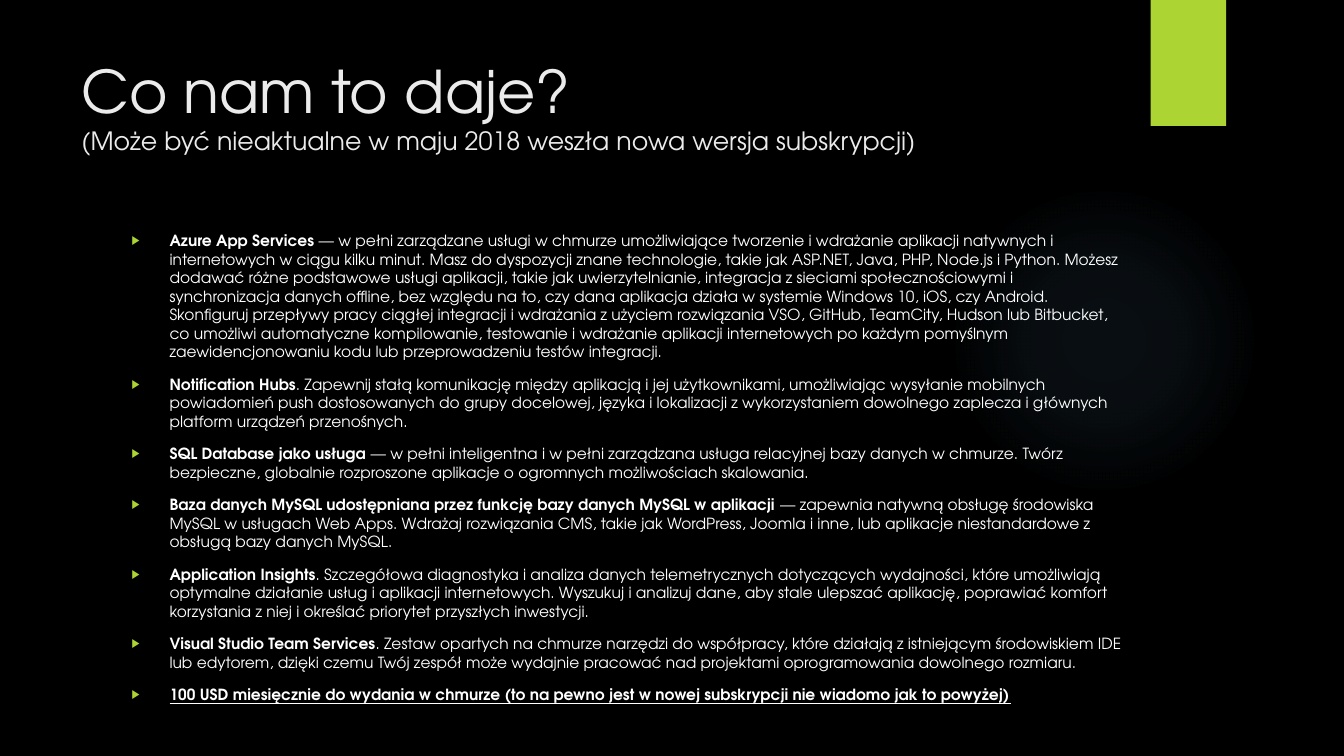
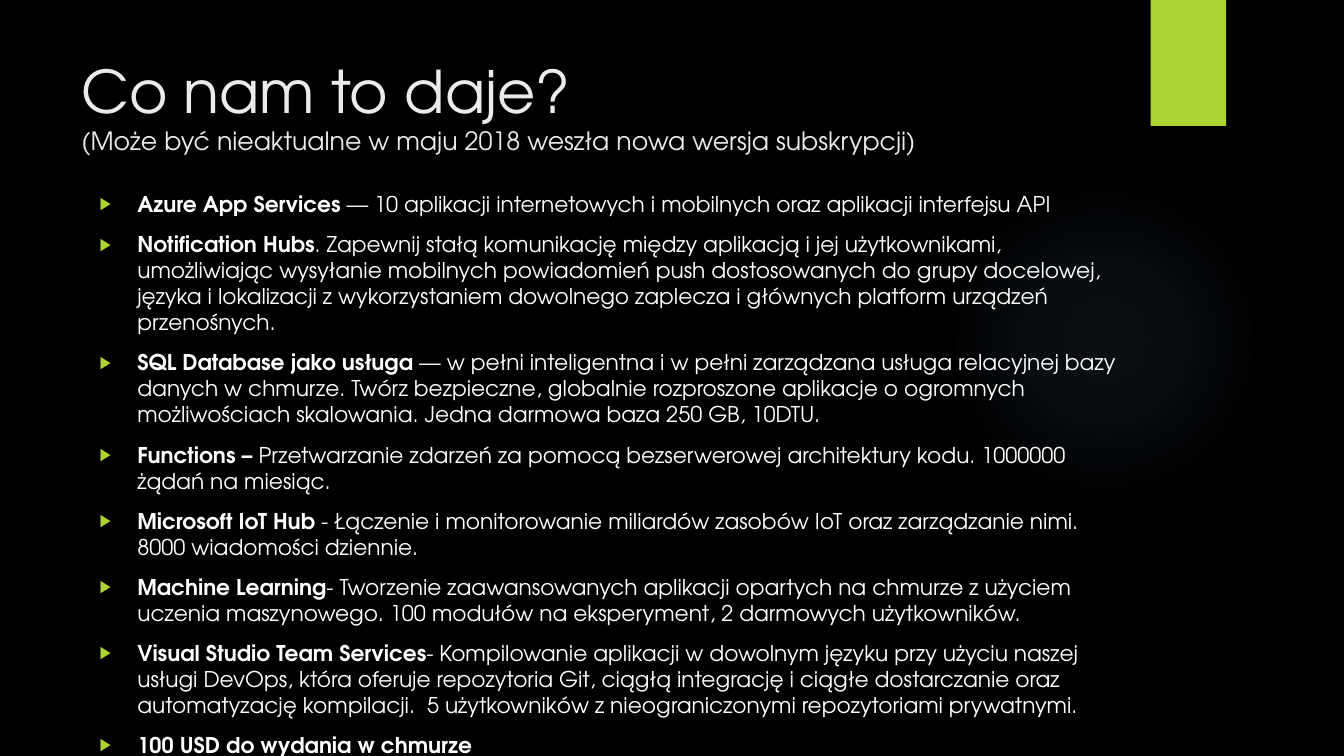
Before and after one commit to rezor21/prezentacja, a slide deck: slide 7 of Szybki sposób na aplikację w chmurze.pptx. Drawn at 1344x756 pixels with LibreOffice and Linux fonts; fonts in the diff are those of the drawing; background and template pictures are left out. Boxes give left, top, right and bottom in pixels: in the first picture for what was removed or moved away, otherwise in the second. Text is boxed around its words. In the diff, an @@ line names an element or a change of style, - is before the commit and + after.

Commit message:
update

```diff
--- a/Szybki sposób na aplikację w chmurze.pptx
+++ b/Szybki sposób na aplikację w chmurze.pptx
@@ text "Azure App Services — 10 ..." moved from (x1=170, y1=234, x2=1121, y2=704) to (x1=137, y1=195, x2=1115, y2=719) @@
@@ text at (x1=137, y1=195, x2=1051, y2=216): text changed; size 11 to 15.5 pt @@
-▶ Azure App Services — w pełni zarządzane usługi w chmurze umożliwiające tworzenie i wdrażanie aplikacji natywnych i internetowych w ciągu kilku minut. Masz do dyspozycji znane technologie, takie jak ASP.NET, Java, PHP, Node.js i Python. Możesz dodawać różne podstawowe usługi aplikacji, takie jak uwierzytelnianie, integracja z sieciami społecznościowymi i synchronizacja danych offline, bez względu na to, czy dana aplikacja działa w systemie Windows 10, iOS, czy Android. Skonfiguruj przepływy pracy ciągłej integracji i wdrażania z użyciem rozwiązania VSO, GitHub, TeamCity, Hudson lub Bitbucket, co umożliwi automatyczne kompilowanie, testowanie i wdrażanie aplikacji internetowych po każdym pomyślnym zaewidencjonowaniu kodu lub przeprowadzeniu testów integracji.
+▶ Azure App Services — 10 aplikacji internetowych i mobilnych oraz aplikacji interfejsu API
@@ text at (x1=137, y1=235, x2=1100, y2=334): size 11 to 15.5 pt in "Notification Hubs. Zapewnij stałą komunikację między aplikac ..." @@
@@ text at (x1=137, y1=353, x2=1115, y2=719): text changed; size 11 to 15.5 pt @@
-▶ SQL Database jako usługa — w pełni inteligentna i w pełni zarządzana usługa relacyjnej bazy danych w chmurze. Twórz bezpieczne, globalnie rozproszone aplikacje o ogromnych możliwościach skalowania.
-▶ Baza danych MySQL udostępniana przez funkcję bazy danych MySQL w aplikacji — zapewnia natywną obsługę środowiska MySQL w usługach Web Apps. Wdrażaj rozwiązania CMS, takie jak WordPress, Joomla i inne, lub aplikacje niestandardowe z obsługą bazy danych MySQL.
-▶ Application Insights. Szczegółowa diagnostyka i analiza danych telemetrycznych dotyczących wydajności, które umożliwiają optymalne działanie usług i aplikacji internetowych. Wyszukuj i analizuj dane, aby stale ulepszać aplikację, poprawiać komfort korzystania z niej i określać priorytet przyszłych inwestycji.
-▶ Visual Studio Team Services. Zestaw opartych na chmurze narzędzi do współpracy, które działają z istniejącym środowiskiem IDE lub edytorem, dzięki czemu Twój zespół może wydajnie pracować nad projektami oprogramowania dowolnego rozmiaru.
-▶ 100 USD miesięcznie do wydania w chmurze (to na pewno jest w nowej subskrypcji nie wiadomo jak to powyżej)
+▶ SQL Database jako usługa — w pełni inteligentna i w pełni zarządzana usługa relacyjnej bazy danych w chmurze. Twórz bezpieczne, globalnie rozproszone aplikacje o ogromnych możliwościach skalowania. Jedna darmowa baza 250 GB, 10DTU.
+▶ Functions – Przetwarzanie zdarzeń za pomocą bezserwerowej architektury kodu. 1000000 żądań na miesiąc.
+▶ Microsoft IoT Hub - Łączenie i monitorowanie miliardów zasobów IoT oraz zarządzanie nimi. 8000 wiadomości dziennie.
+▶ Machine Learning- Tworzenie zaawansowanych aplikacji opartych na chmurze z użyciem uczenia maszynowego. 100 modułów na eksperyment, 2 darmowych użytkowników.
+▶ Visual Studio Team Services- Kompilowanie aplikacji w dowolnym języku przy użyciu naszej usługi DevOps, która oferuje repozytoria Git, ciągłą integrację i ciągłe dostarczanie oraz automatyzację kompilacji. 5 użytkowników z nieograniczonymi repozytoriami prywatnymi.
+▶ 100 USD do wydania w chmurze
```
